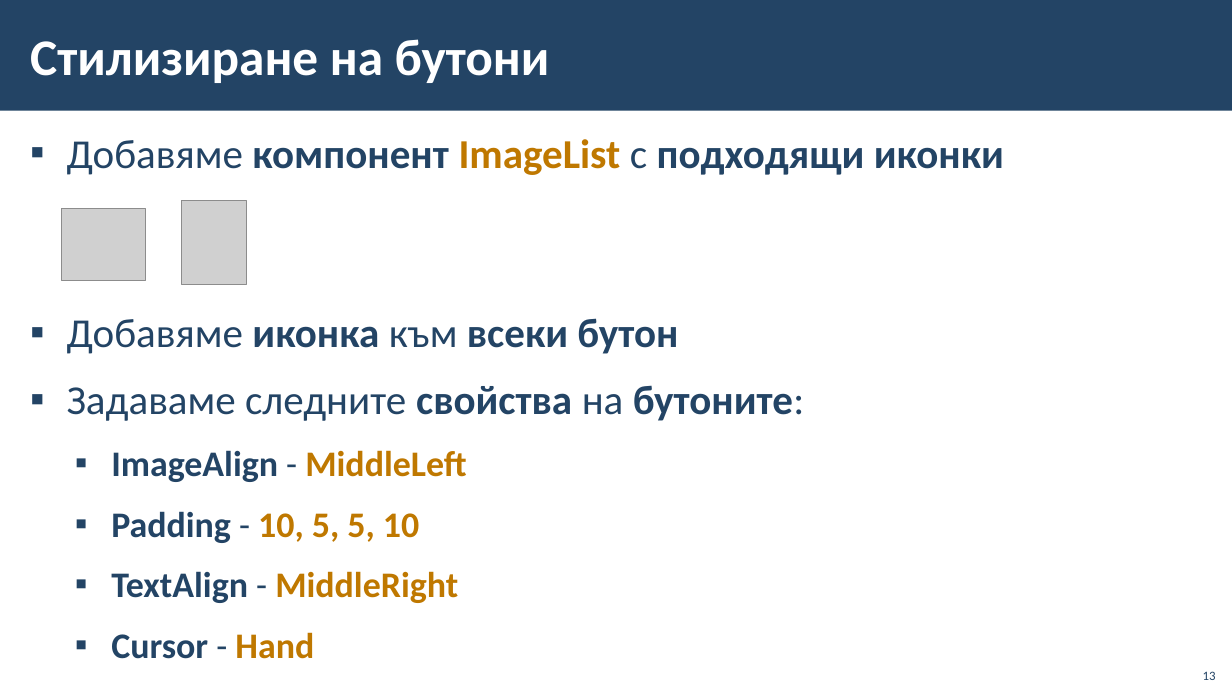
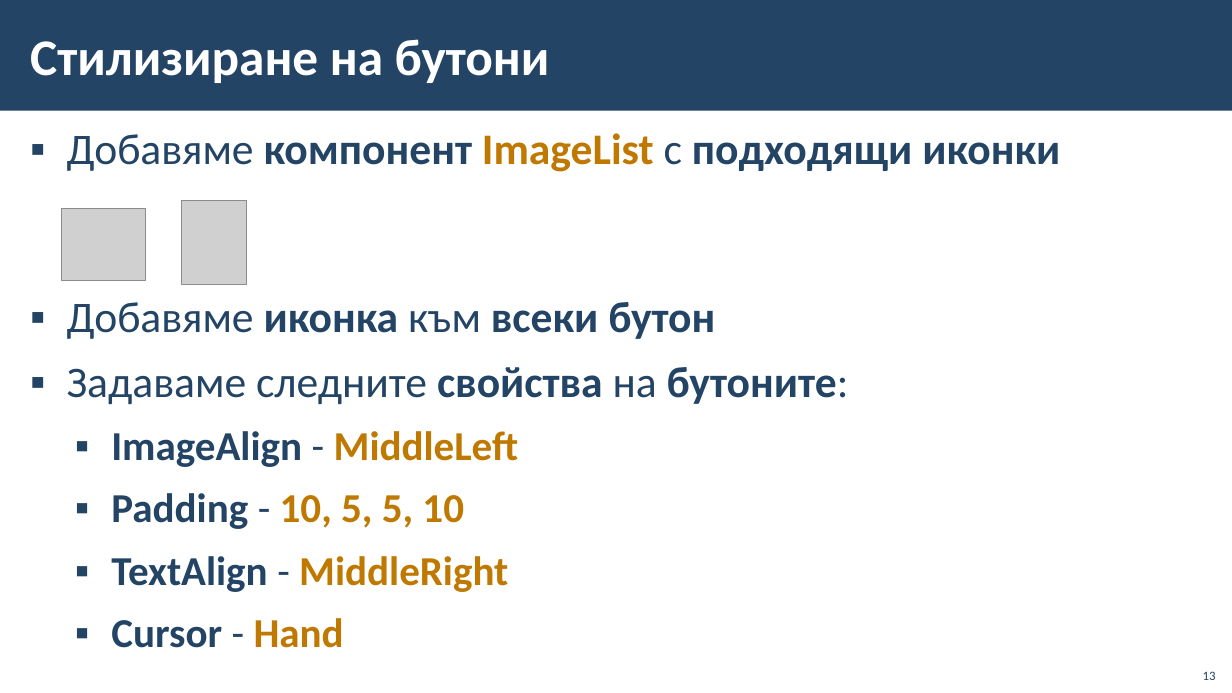
Before and after one commit to BG-IT-Edu/School-Programming, a slide deck: slide 13 of Courses/Software-Sciences/Module-4-Information-Systems-New/12-Implementation-of-Information-System/12.2-Implementation-of-Information-System.pptx. Drawn at 1232x693 pixels with LibreOffice and Linux fonts; fonts in the diff are those of the drawing; grey boxes stand for pictures; background and template pictures are left out. Boxes give left, top, right and bottom in pixels: in the first picture for what was removed or moved away, otherwise in the second. Text is boxed around its words. In the diff, an @@ line names an element or a change of style, - is before the commit and + after.

```diff
--- a/Courses/Software-Sciences/Module-4-Information-Systems-New/12-Implementation-of-Information-System/12.2-Implementation-of-Information-System.pptx
+++ b/Courses/Software-Sciences/Module-4-Information-Systems-New/12-Implementation-of-Information-System/12.2-Implementation-of-Information-System.pptx
@@ text "Добавяме компонент ImageList с подходящи ..." at (67, 133, 1060, 648): size 32 to 34 pt in "Добавяме компонент ImageList с подходящи иконки", "Добавяме иконка към всеки бутон", "Задаваме следните свойства на бутоните:"; size 28 to 32 pt in "ImageAlign - MiddleLeft", "Padding - 10, 5, 5, 10", "TextAlign - MiddleRight", "Cursor - Hand"; line spacing 1.05 to 0.95 @@
```
Also in this commit, not shown: 3 other slides changed.
